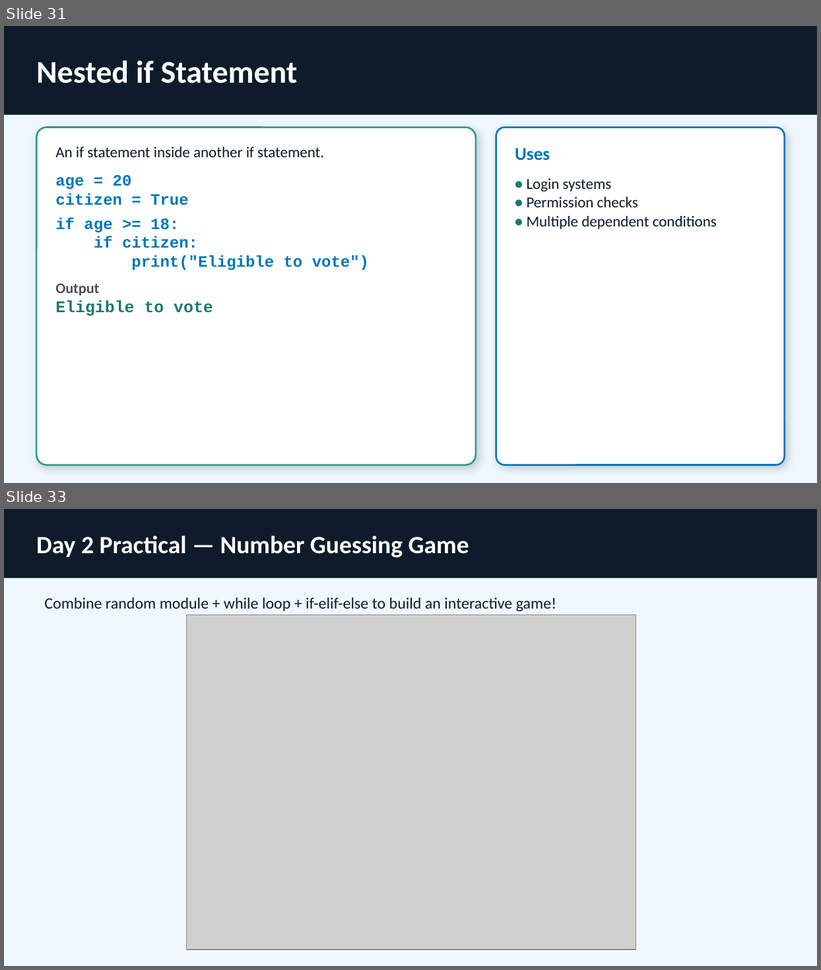
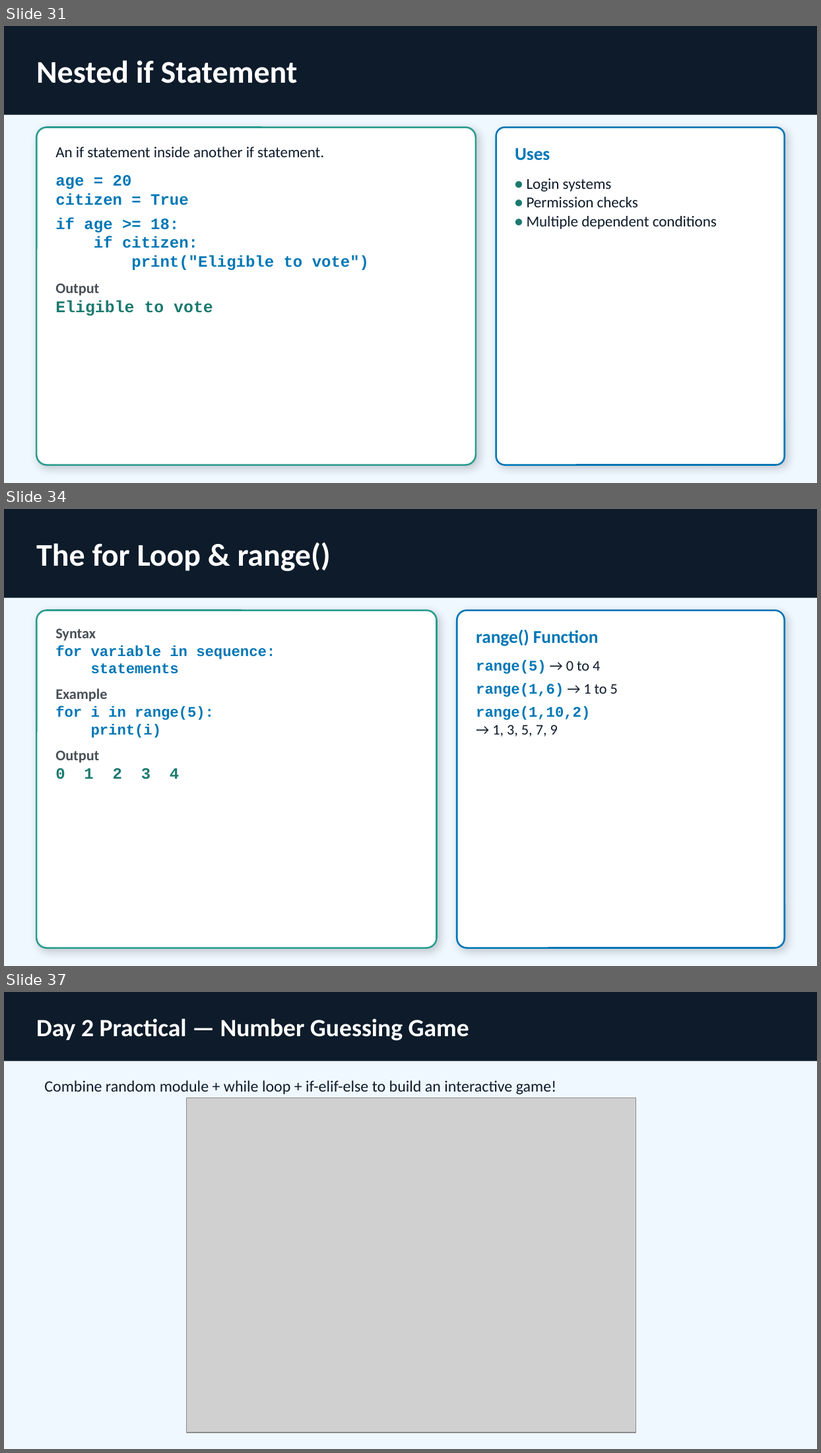
Before and after one commit to GursimranjeetSingh/2b-Academy, a slide deck: Presentations/2b_Academy_Week1.pptx. Shown one above the other, each under a label of ours: slides 31 and 33 before the commit, slides 31, 34 and 37 after it; the slides between them are not shown. The pictures are 821x970 and 821x1453 pixels, drawn with LibreOffice and Linux fonts; fonts in the diff are those of the drawing; grey boxes stand for pictures. Boxes give left, top, right and bottom in pixels: in the first picture for what was removed or moved away, otherwise in the second. Text is boxed around its words. In the diff, an @@ line names an element or a change of style, - is before the commit and + after.

```diff
--- a/Presentations/2b_Academy_Week1.pptx
+++ b/Presentations/2b_Academy_Week1.pptx
@@ slide 34 added at [4, 509, 817, 966], background #F0F8FF @@
@@ rectangle added at [4, 509, 817, 597], fill #0D1B2A @@
@@ text added at [36, 542, 331, 571], 28 pt, text #FFFFFF, bold @@
+The for Loop & range()
@@ rounded rectangle added at [36, 611, 436, 949], fill #FFFFFF, outline #2A9D8F 1.5 pt, 13 pt, text #0077B6, bold @@
+Syntax
+for variable in sequence:
+statements
+Example
+for i in range(5):
+print(i)
+Output
+0 1 2 3 4
@@ rounded rectangle added at [457, 611, 785, 949], fill #FFFFFF, outline #0077B6 1.5 pt, 13 pt, text #0077B6, bold @@
+range() Function
+range(5) → 0 to 4
+range(1,6) → 1 to 5
+range(1,10,2)
+→ 1, 3, 5, 7, 9
@@ what was slide 33 is now slide 37 @@
```
Also in this commit, not shown: 14 other slides added, 1 slide removed, 12 other files.
